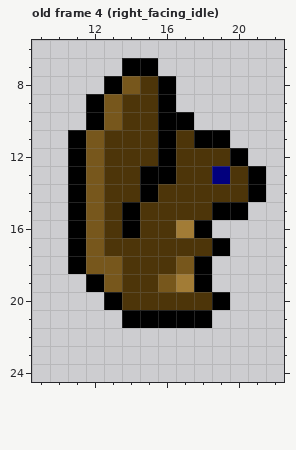
File history of a pixel-art file, art/squirrel/squirrel.ase. That is the earlier state.
30x30 pixels, 15 frames. Shown: old frame 4 (right_facing_idle): x 9..22, y 6..24. The commit also changed other frames, which this record leaves out.
The result:
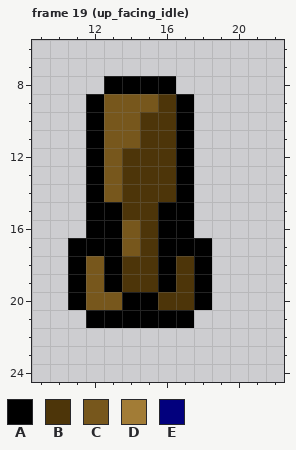
Palette (. is transparent): A #000000  B #4d3509  C #77571c  D #a27c36  E #02007d
A new or re-ordered frame is compared with the old frame closest to it.
Log entry: add squirrel animations; outline things
The edit:
frames 15 -> 20
Changed rows in their new state; - is an unchanged pixel.
Frame 19 (up_facing_idle) is new; against old frame 4 (right_facing_idle):
first column x 11:
 7 ---..------
 8 ---AA------
 9 ---CCBA----
10 ---C-B-----
11 .ACC-BA..--
12 .AC--BA...-
13 .AC-BBA....
14 .AC-B-A....
15 .AAB-AA...-
16 .AAC-AA.---
17 -AAC-AAA.--
18 --A--AB----
19 ACA--AB----
20 ACCAA--A.--
21 -AA----.---
Pixel boxes of the changes (left, top, right, bottom) in both pictures:
changed: (68, 58, 266, 328)
